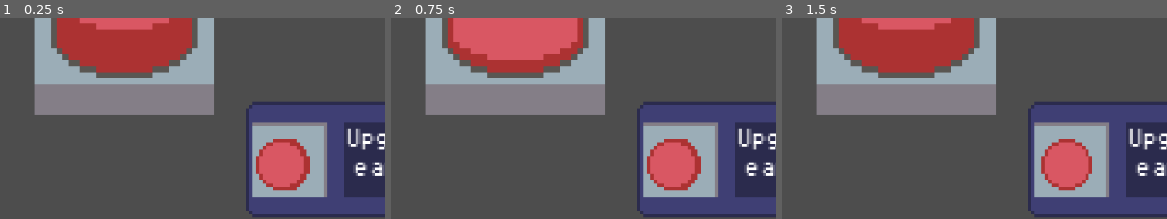
Above: before the commit, frames 1-3 (left to right).
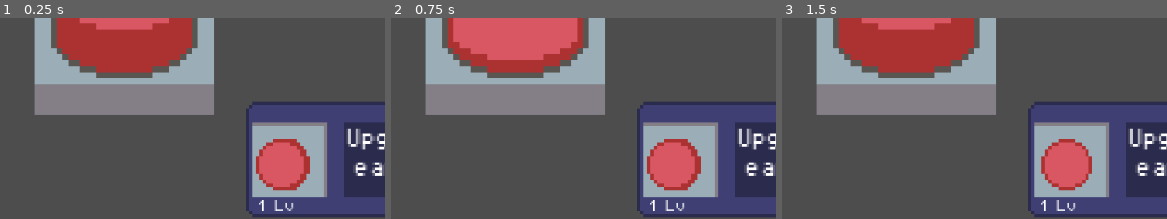
Above: after the commit, the same moments.

Repository: George101-dev/Click
Game: Godot game, scene res://main.tscn
Same seed, same stepped clock (60 frames per second), same inputs: the game is played once before the commit and once after it.
Inputs (mouse positions are % of the whole screen's width and height, from its top left):
- Up to frame 1 (0.25 s): no input
- Up to frame 2 (0.75 s): tap Enter at 0.5 s; move the mouse to (42, 38) at 0.52 s; press the mouse at (42, 38) at 0.53 s
- Up to frame 3 (1.5 s): move the mouse to (63, 80) at 1.27 s; release the mouse at (63, 80) at 1.28 s; click (63, 80) at 1.35 s
The pictures show only the part of the screen within x 26-76%, y 44-94%; the shares and areas given below are measured in that part.

The runs differ from the first frame. In frame 1, 0.1% of the frame differs, in the area x 67-77%, y 90-97%; in frame 2, 0.1%; in frame 3, 0.1%.

Commit message:
Small_changes

Diff:
--- a/button.gd
+++ b/button.gd
@@ -66,6 +66,7 @@
 		$"../Label2".text = "%.2f" % coins
 		n += 0.25
 		upgradeLevel += 1
+		$"../Label4".text = str(upgradeLevel) + " Lv"
 		upgradeCost *= 1.15
 		$"../Label3".text = "Price: " + "%.2f" % upgradeCost + " coins"
 		update_upgrade_label()
--- a/main.tscn
+++ b/main.tscn
@@ -39,3 +39,12 @@
 offset_bottom = 493.0
 theme_override_fonts/font = ExtResource("2_0xm2m")
 text = "Price: 50.00 coins"
+
+[node name="Label4" type="Label" parent="."]
+offset_left = 610.0
+offset_top = 448.0
+offset_right = 660.0
+offset_bottom = 467.0
+theme_override_fonts/font = ExtResource("2_0xm2m")
+theme_override_font_sizes/font_size = 12
+text = "1 Lv"
